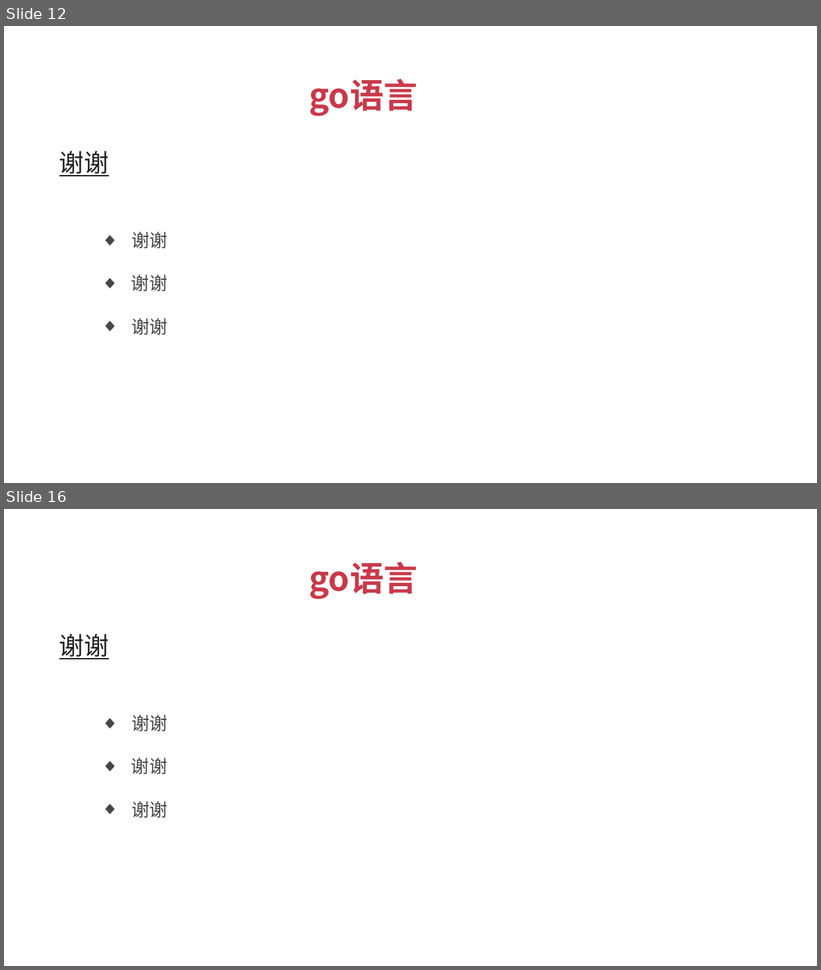
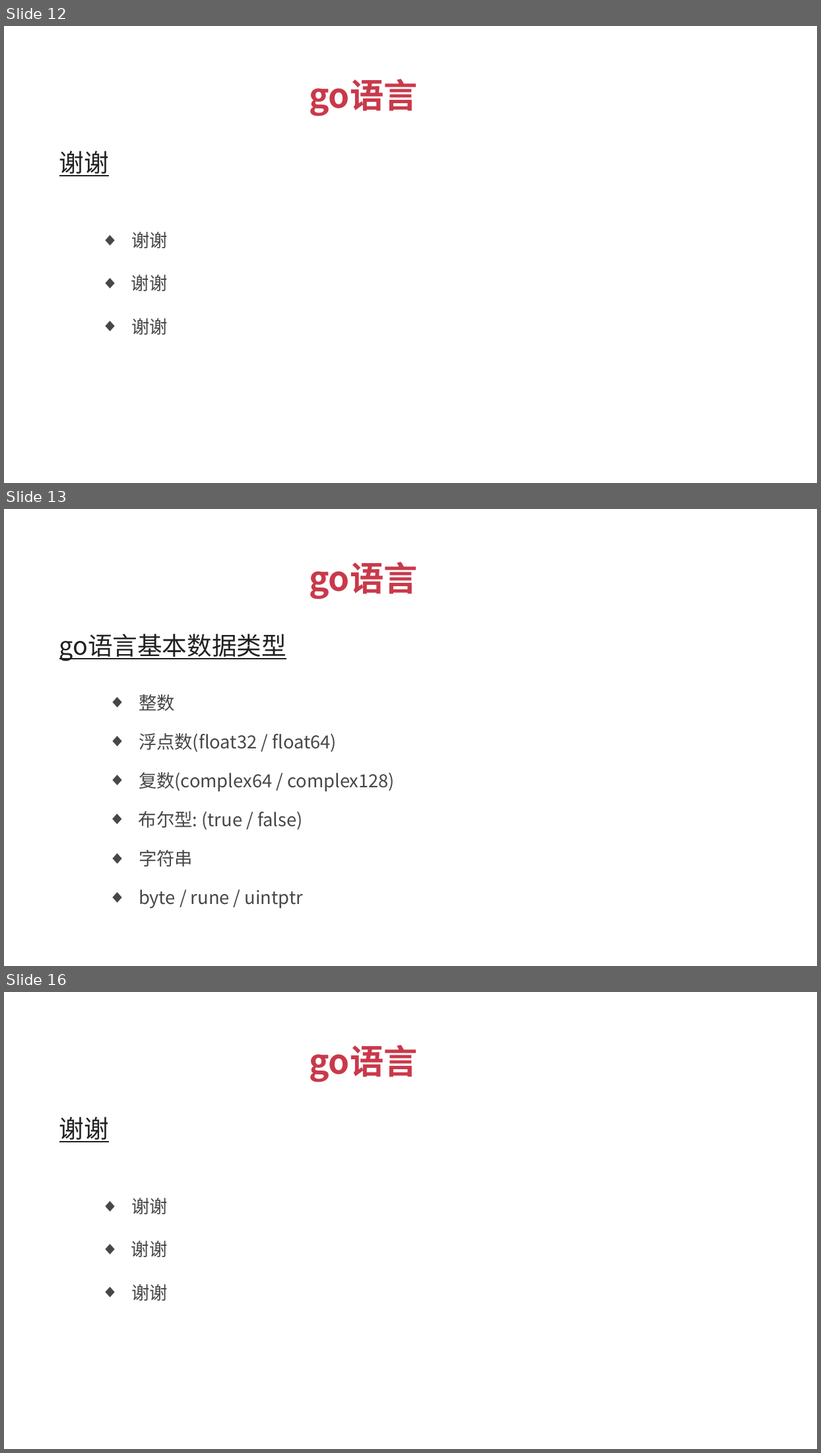
Before and after one commit to xuqiang76/golang, a slide deck: tuling/go语言_傻大猫.pptx. Shown one above the other, each under a label of ours: slides 12 and 16 before the commit, slides 12, 13 and 16 after it; the slides between them are not shown. The pictures are 821x970 and 821x1453 pixels, drawn with LibreOffice and Linux fonts; fonts in the diff are those of the drawing. Boxes give left, top, right and bottom in pixels: in the first picture for what was removed or moved away, otherwise in the second. Text is boxed around its words. In the diff, an @@ line names an element or a change of style, - is before the commit and + after.

```diff
--- a/tuling/go语言_傻大猫.pptx
+++ b/tuling/go语言_傻大猫.pptx
@@ slide 13 added at (x1=4, y1=509, x2=817, y2=966), background #FFFFFF @@
@@ text added at (x1=309, y1=562, x2=417, y2=599), 30 pt, text #C9394A, bold @@
+go语言
@@ text added at (x1=59, y1=634, x2=286, y2=661), 22 pt, text #212121, bold, underline @@
+go语言基本数据类型
@@ text added at (x1=139, y1=694, x2=175, y2=711), 16 pt, text #474747 @@
+  ◆ 整数
@@ text added at (x1=139, y1=733, x2=337, y2=752), 16 pt, text #474747 @@
+  ◆ 浮点数(float32 / float64)
@@ text added at (x1=139, y1=772, x2=395, y2=792), 16 pt, text #474747 @@
+  ◆ 复数(complex64 / complex128)
@@ text added at (x1=139, y1=811, x2=303, y2=830), 16 pt, text #474747 @@
+  ◆ 布尔型: (true / false)
@@ text added at (x1=139, y1=850, x2=193, y2=867), 16 pt, text #474747 @@
+  ◆ 字符串
@@ text added at (x1=139, y1=890, x2=303, y2=909), 16 pt, text #474747 @@
+  ◆ byte / rune / uintptr
```
Also in this commit, not shown: 2 slides changed, 2 other slides added, 3 slides removed, 5 other files.
